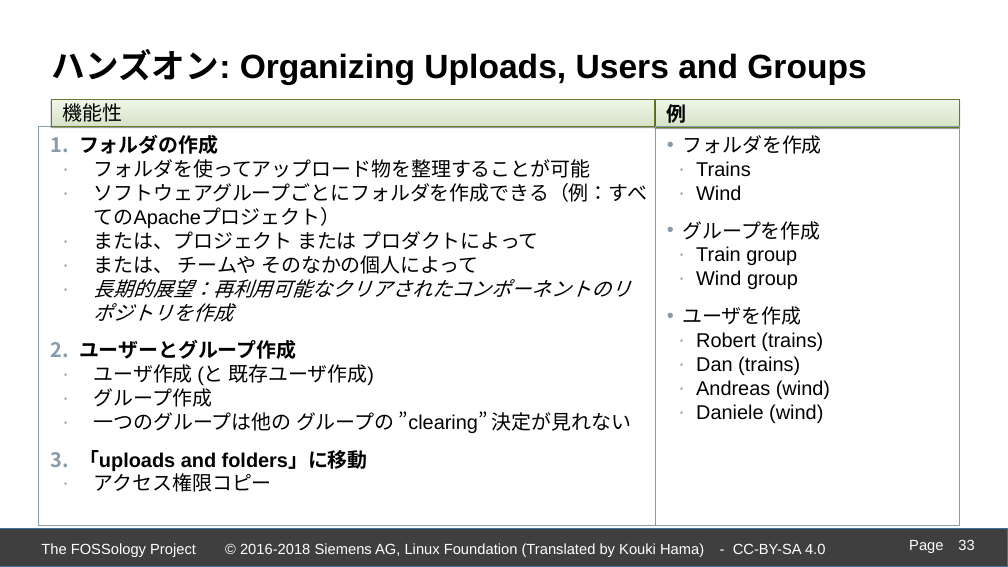
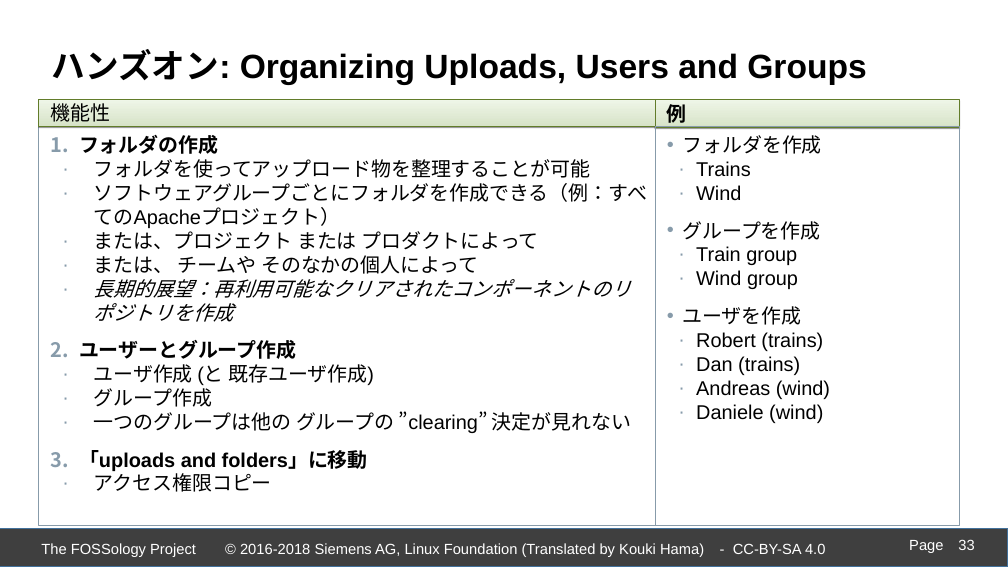
Before and after one commit to fossology/FOSSologySlides, a slide deck: slide 33 of Module-D-JPN-Acceleration-Features.pptx. Drawn at 1008x567 pixels with LibreOffice and Linux fonts; fonts in the diff are those of the drawing; background and template pictures are left out. Boxes give left, top, right and bottom in pixels: in the first picture for what was removed or moved away, otherwise in the second. Text is boxed around its words. In the diff, an @@ line names an element or a change of style, - is before the commit and + after.

```diff
--- a/Module-D-JPN-Acceleration-Features.pptx
+++ b/Module-D-JPN-Acceleration-Features.pptx
@@ rectangle "機能性": place and size @@
-rectangle "機能性" at box(51, 99, 656, 126)
+rectangle "機能性" at box(39, 99, 655, 126)
```
Also in this commit, not shown: 15 other slides changed.
